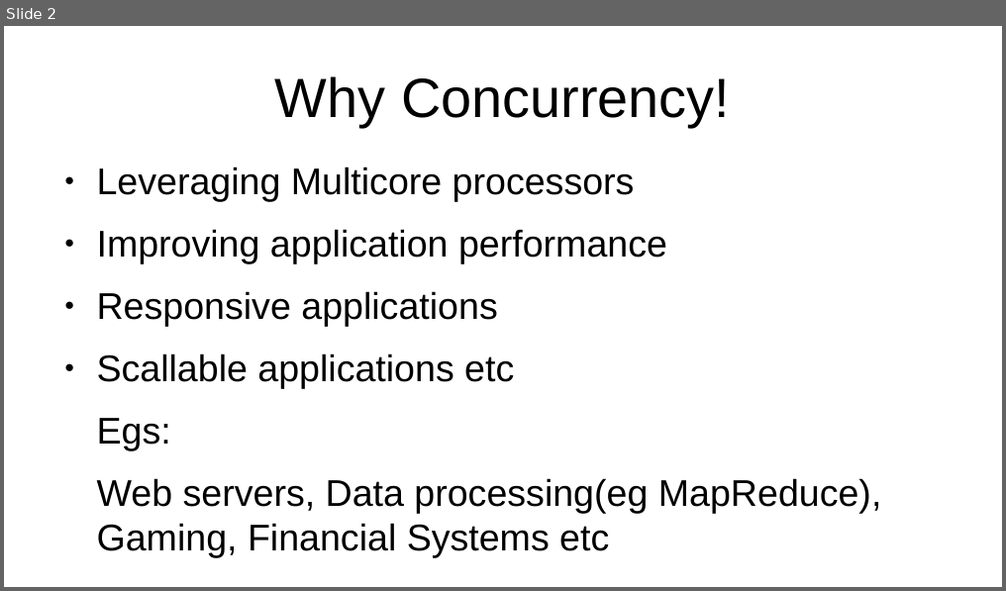
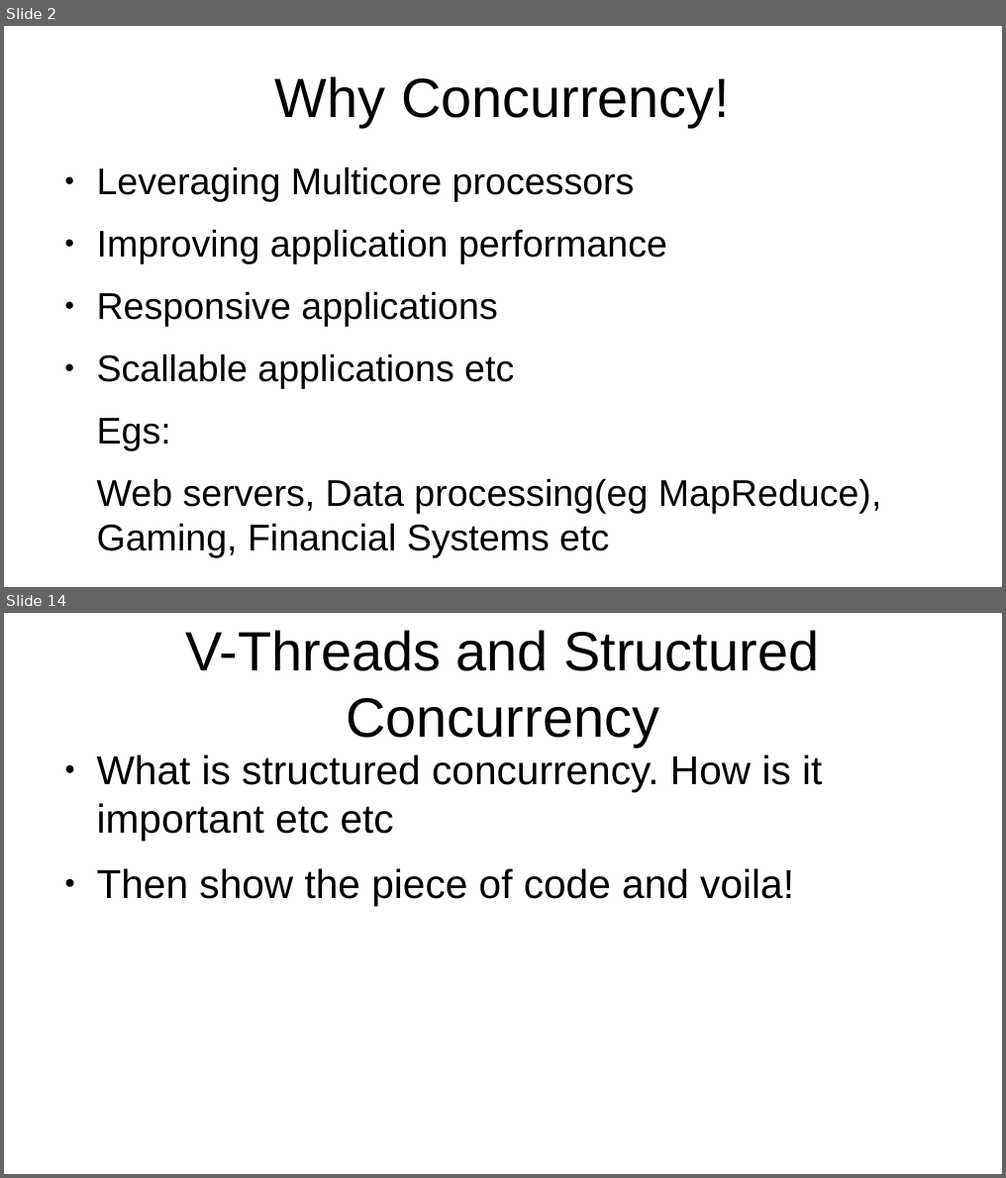
Before and after one commit to muchiri08/saf_concurency_prntn, a slide deck: JavaConcurrency.odp. Shown one above the other, each under a label of ours: slide 2 before the commit, slides 2 and 14 after it; the slides between them are not shown. The pictures are 1006x591 and 1006x1178 pixels, drawn with LibreOffice and Linux fonts; fonts in the diff are those of the drawing. Boxes give left, top, right and bottom in pixels: in the first picture for what was removed or moved away, otherwise in the second. Text is boxed around its words. In the diff, an @@ line names an element or a change of style, - is before the commit and + after.

```diff
--- a/JavaConcurrency.odp
+++ b/JavaConcurrency.odp
@@ slide 14 added at bbox=[4, 613, 1002, 1174], background #FFFFFF @@
@@ title added at bbox=[186, 630, 820, 747], 44 pt, text #000000 @@
+V-Threads and Structured Concurrency
@@ text added at bbox=[97, 755, 822, 906], 32 pt, text #000000 @@
+● What is structured concurrency. How is it important etc etc
+● Then show the piece of code and voila!
```
Also in this commit, not shown: 11 other slides added, 4 other files.
